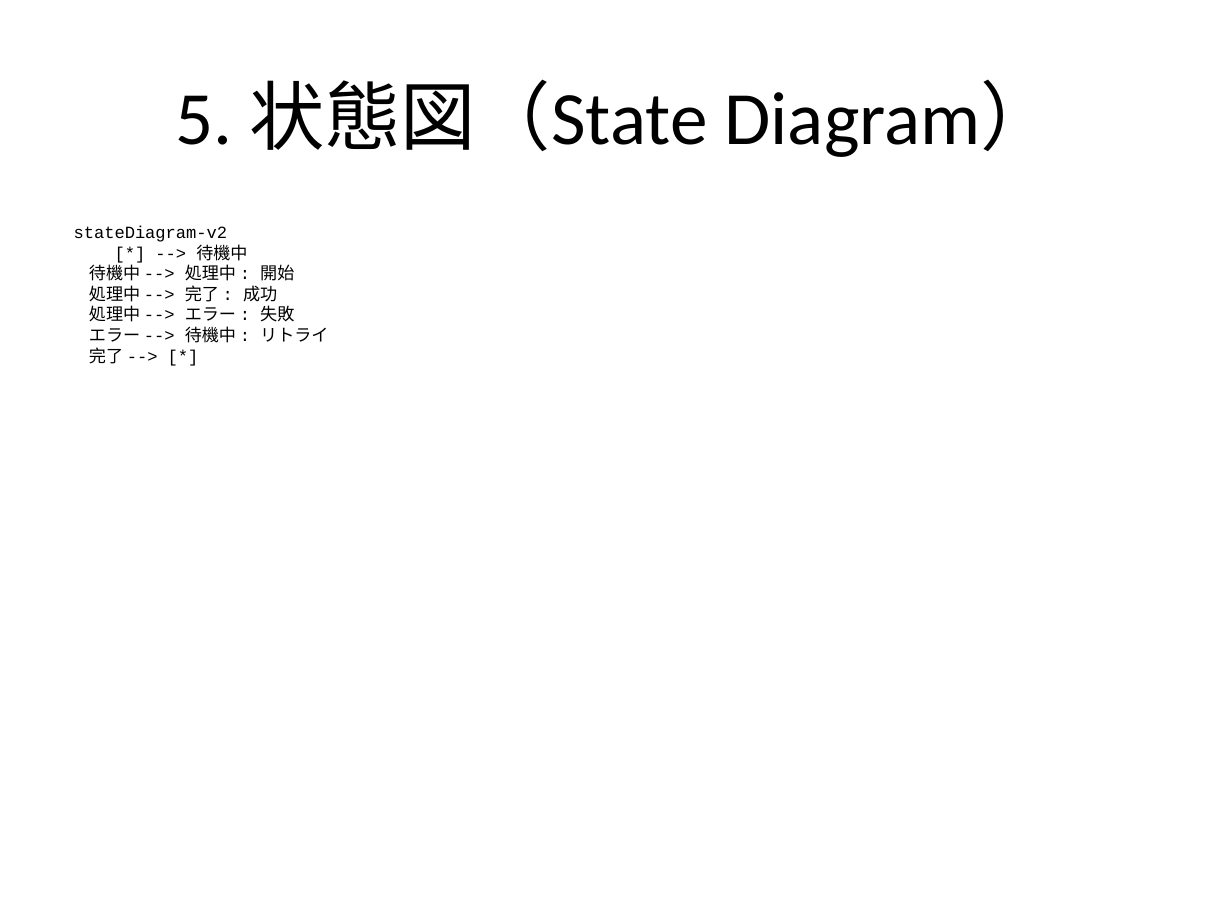
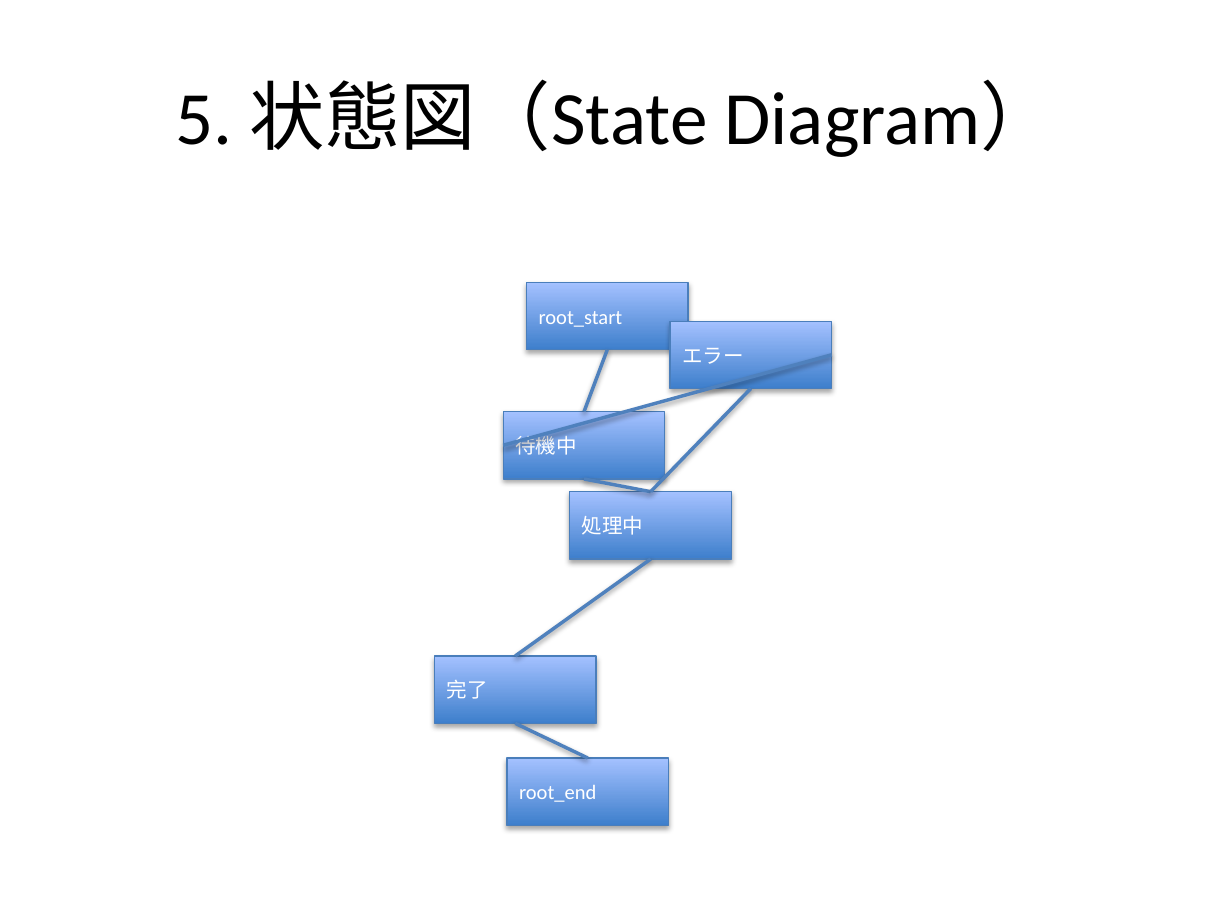
Before and after one commit to notfolder/qmd_to_pptx, a slide deck: slide 17 of demo_full.pptx. Drawn at 1232x924 pixels with LibreOffice and Linux fonts; fonts in the diff are those of the drawing. Boxes give left, top, right and bottom in pixels: in the first picture for what was removed or moved away, otherwise in the second. Text is boxed around its words. In the diff, an @@ line names an element or a change of style, - is before the commit and + after.

Commit message:
Mermaidレンダラーに複数の図タイプの描画機能を追加し、ノードラベルの表示を改善

```diff
--- a/demo_full.pptx
+++ b/demo_full.pptx
@@ text removed at (x1=74, y1=225, x2=328, y2=364) @@
-stateDiagram-v2
-[*] --> 待機中
-待機中 --> 処理中 : 開始
-処理中 --> 完了 : 成功
-処理中 --> エラー : 失敗
-エラー --> 待機中 : リトライ
-完了 --> [*]
@@ rectangle added at (x1=526, y1=282, x2=687, y2=350), fill gradient #3F80CE to #A4C4FF, outline #4B7EBC 0.75 pt, 12 pt, text #FFFFFF @@
+root_start
@@ rectangle added at (x1=670, y1=322, x2=832, y2=389), fill gradient #3F80CE to #A4C4FF, outline #4B7EBC 0.75 pt, 12 pt, text #FFFFFF @@
+エラー
@@ line added from (832, 355) to (503, 445), #4F81BD 2 pt @@
@@ line added from (607, 350) to (584, 411), #4F81BD 2 pt @@
@@ line added from (650, 492) to (750, 388), #4F81BD 2 pt @@
@@ rectangle added at (x1=503, y1=411, x2=664, y2=479), fill gradient #3F80CE to #A4C4FF, outline #4B7EBC 0.75 pt, 12 pt, text #FFFFFF @@
+待機中
@@ line added from (584, 479) to (650, 492), #4F81BD 2 pt @@
@@ rectangle added at (x1=570, y1=492, x2=732, y2=559), fill gradient #3F80CE to #A4C4FF, outline #4B7EBC 0.75 pt, 12 pt, text #FFFFFF @@
+処理中
@@ line added from (650, 559) to (515, 655), #4F81BD 2 pt @@
@@ rectangle added at (x1=435, y1=655, x2=596, y2=723), fill gradient #3F80CE to #A4C4FF, outline #4B7EBC 0.75 pt, 12 pt, text #FFFFFF @@
+完了
@@ line added from (515, 723) to (588, 758), #4F81BD 2 pt @@
@@ rectangle added at (x1=506, y1=758, x2=668, y2=825), fill gradient #3F80CE to #A4C4FF, outline #4B7EBC 0.75 pt, 12 pt, text #FFFFFF @@
+root_end
```
Also in this commit, not shown: 3 other slides changed, 1 other file.
